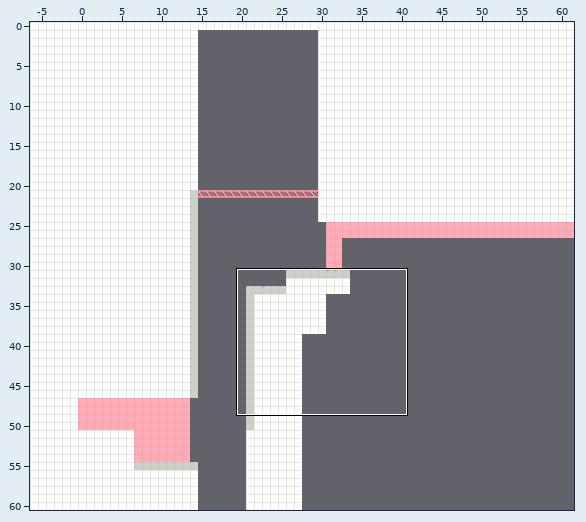
Tiled map (JSON) -- public/assets/levels/charge.json. Above, an overview of the earlier version with the close-up marked.
Close-up. Earlier state:
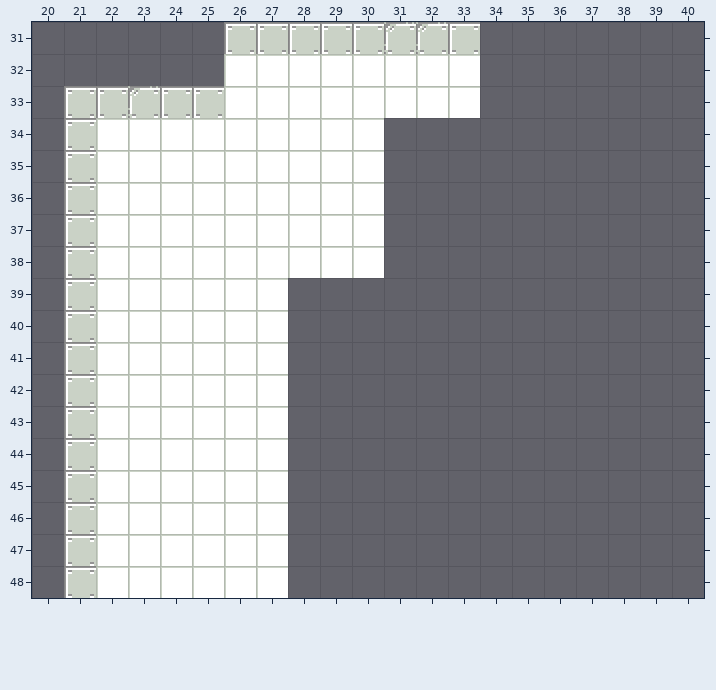
Cells are 16x16 px. Shown: x 20..40, y 31..48. The commit also changed other parts of the map, which this record leaves out. The old version is drawn lined up with the new one.
The result:
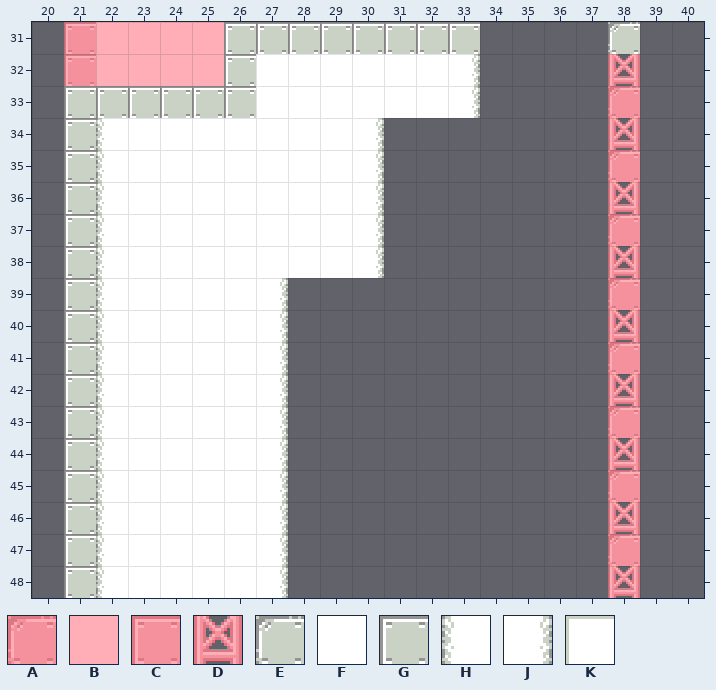
Key: from "bg-tileset": A 0, B 3, C 6, D 12; from "tilleset": E 0, F 3, G 6, H 15, J 15 flipped left-right, K 32.
_ is an empty cell, . an unchanged one.
Change:
map size 68x61 -> 62x61 cells (old content now starts at -6,0; both pictures use the new coordinates)
--- layer "Tile Layer 2"
@@ x 21..25 @@
-31 _____
-32 _____
+31 CBBBB
+32 CBBBB
--- layer "Tile Layer 1"
@@ x 22..38 @@
-31 .........EE....._
-32 ....KKKKKKKK...._
-33 .E..KKKKKKKK...._
-34 KKKKKKKKK......._
-35 KKKKKKKKK......._
-36 KKKKKKKKK......._
-37 KKKKKKKKK......._
-38 KKKKKKKKK......._
-39 KKKKKK.........._
-40 KKKKKK.........._
-41 KKKKKK.........._
-42 KKKKKK.........._
-43 KKKKKK.........._
-44 KKKKKK.........._
-45 KKKKKK.........._
-46 KKKKKK.........._
-47 KKKKKK.........._
-48 KKKKKK.........._
+31 .........GG.....E
+32 ....GFFFFFFJ....D
+33 .G..GFFFFFFJ....A
+34 HFFFFFFFJ.......D
+35 HFFFFFFFJ.......A
+36 HFFFFFFFJ.......D
+37 HFFFFFFFJ.......A
+38 HFFFFFFFJ.......D
+39 HFFFFJ..........A
+40 HFFFFJ..........D
+41 HFFFFJ..........A
+42 HFFFFJ..........D
+43 HFFFFJ..........A
+44 HFFFFJ..........D
+45 HFFFFJ..........A
+46 HFFFFJ..........D
+47 HFFFFJ..........A
+48 HFFFFJ..........D
Pixel boxes of the changes (left, top, right, bottom) in both close-ups:
changed: (64, 22, 480, 598)
added: (608, 22, 640, 598)
